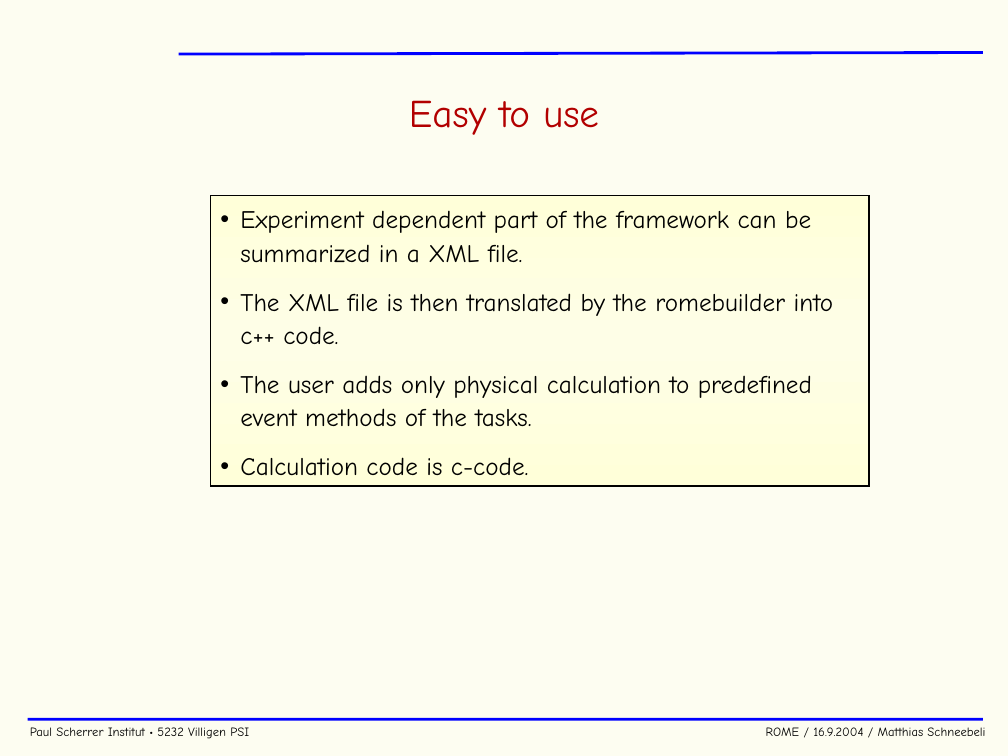
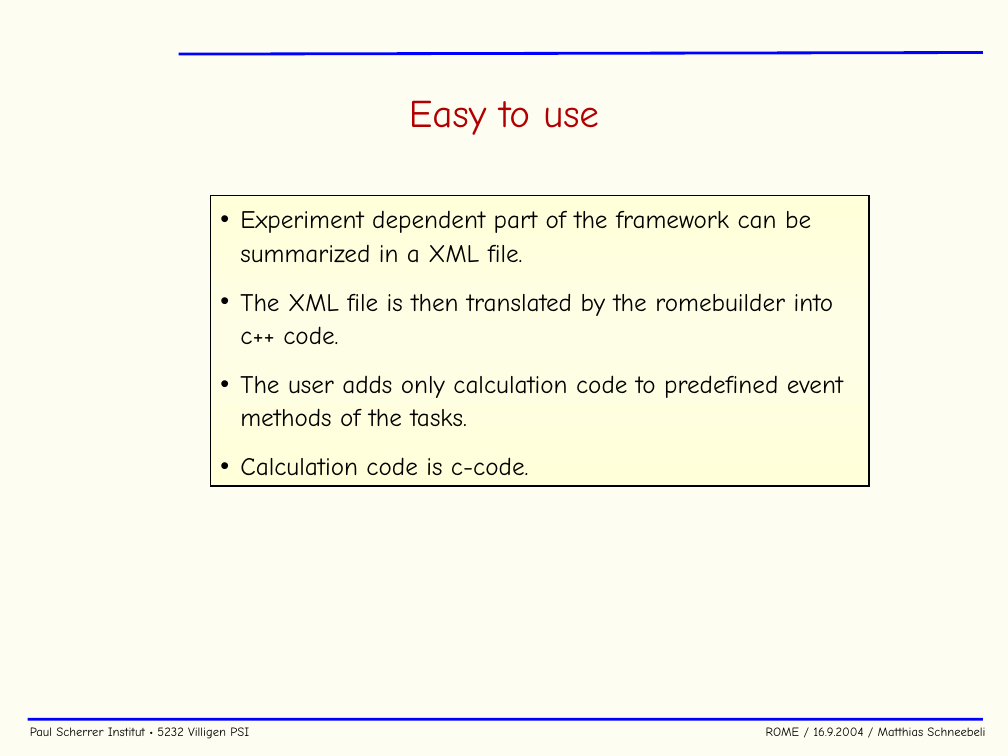
Before and after one commit to cjpl/rome, a slide deck: slide 14 of documentation/ROME.ppt. Drawn at 1008x756 pixels with LibreOffice and Linux fonts; fonts in the diff are those of the drawing; background and template pictures are left out. Boxes give left, top, right and bottom in pixels: in the first picture for what was removed or moved away, otherwise in the second. Text is boxed around its words. In the diff, an @@ line names an element or a change of style, - is before the commit and + after.

Commit message:
User called Root Interpreter

```diff
--- a/documentation/ROME.ppt
+++ b/documentation/ROME.ppt
@@ text in rectangle at <box>240,375,843,426</box>: text changed @@
-• The user adds only physical calculation to predefined event methods of the tasks.
+• The user adds only calculation code to predefined event methods of the tasks.
```
Also in this commit, not shown: 16 other slides changed, 3 slides added, 1 slide removed, 3 other files.
